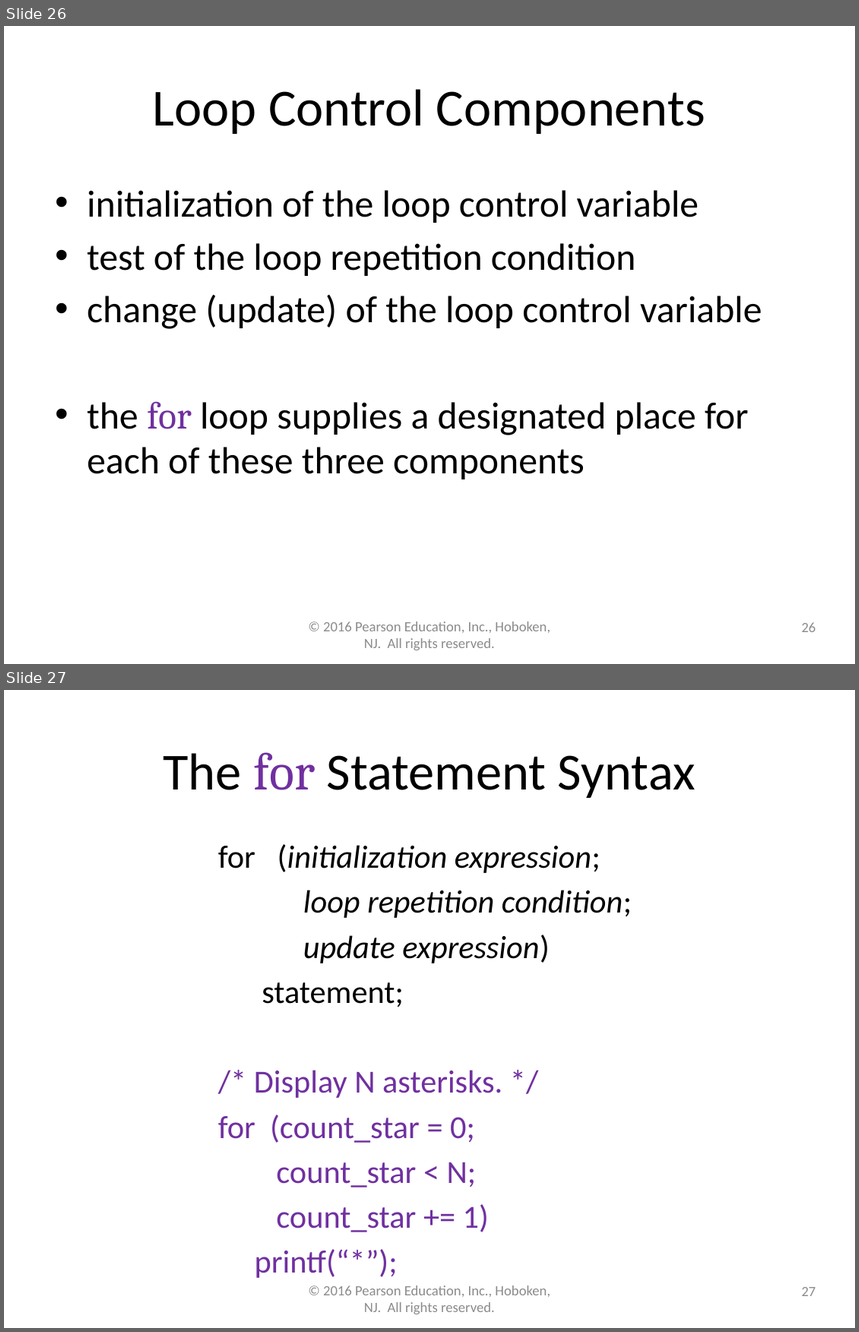
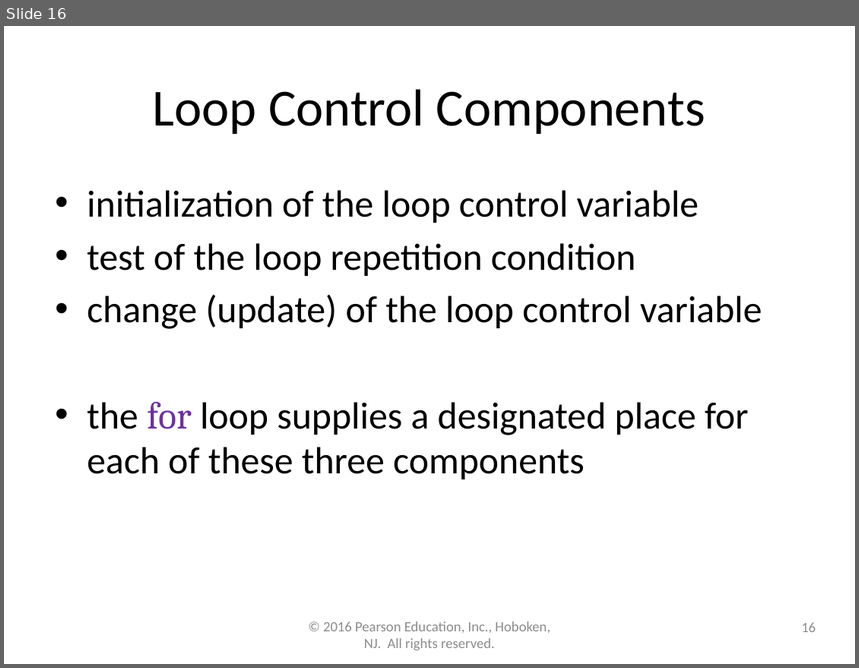
Before and after one commit to lgw2/lgw2.github.io, a slide deck: _teaching/csci112-fall-2023/lectures/ppts/Chapter5.pptx. Shown one above the other, each under a label of ours: slides 26 and 27 before the commit, slide 16 after it. The pictures are 859x1332 and 859x668 pixels, drawn with LibreOffice and Linux fonts; fonts in the diff are those of the drawing. Boxes give left, top, right and bottom in pixels: in the first picture for what was removed or moved away, otherwise in the second. Text is boxed around its words. In the diff, an @@ line names an element or a change of style, - is before the commit and + after.

```diff
--- a/_teaching/csci112-fall-2023/lectures/ppts/Chapter5.pptx
+++ b/_teaching/csci112-fall-2023/lectures/ppts/Chapter5.pptx
@@ slide 27 removed at [4, 690, 855, 1328], background #FFFFFF @@
@@ title removed at [164, 752, 696, 798] @@
-The for Statement Syntax
@@ text removed at [218, 844, 632, 1233] @@
-for (initialization expression;
-loop repetition condition;
-update expression)
-statement;
-/* Display N asterisks. */
-for (count_star = 0;
-count_star < N;
-count_star += 1)
-printf(“*”);
@@ text removed at [323, 1286, 550, 1315] @@
-© 2016 Pearson Education, Inc., Hoboken, NJ. All rights reserved.
@@ page number removed at [802, 1287, 816, 1296] @@
-27
@@ what was slide 26 is now slide 16 @@
@@ page number at [802, 623, 816, 632]: text changed @@
-26
+16
```
Also in this commit, not shown: 32 other slides removed, 2 other files.
